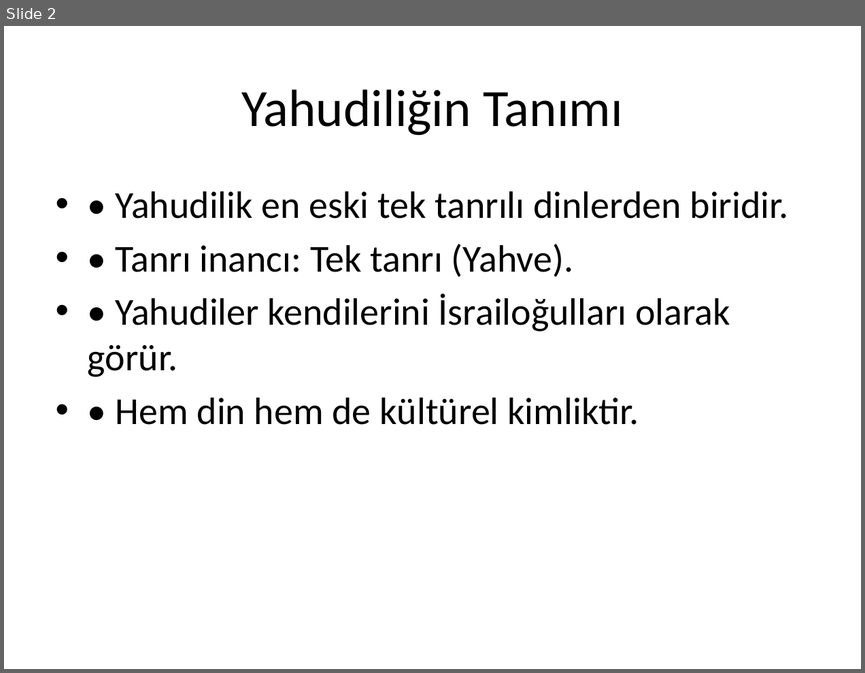
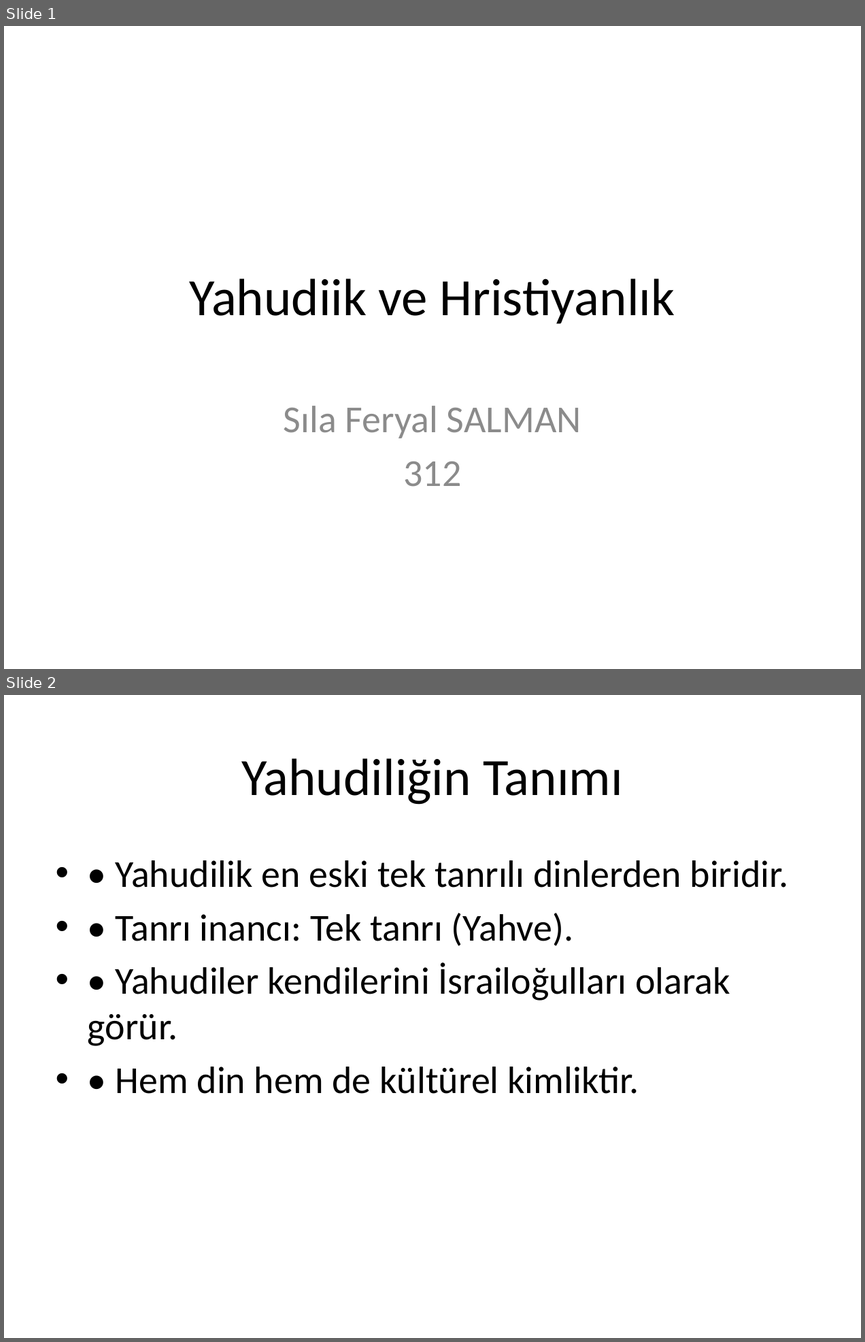
Before and after one commit to tahap0l/2026-02, a slide deck: yahudilik_hristiyanlik_tyt_slayt.pptx. Shown one above the other, each under a label of ours: slide 2 before the commit, slides 1 and 2 after it. The pictures are 865x673 and 865x1342 pixels, drawn with LibreOffice and Linux fonts; fonts in the diff are those of the drawing. Boxes give left, top, right and bottom in pixels: in the first picture for what was removed or moved away, otherwise in the second. Text is boxed around its words. In the diff, an @@ line names an element or a change of style, - is before the commit and + after.

```diff
--- a/yahudilik_hristiyanlik_tyt_slayt.pptx
+++ b/yahudilik_hristiyanlik_tyt_slayt.pptx
@@ slide 1 added at box(4, 26, 861, 669), background #FFFFFF @@
@@ title added at box(190, 278, 674, 324), 44 pt, text #000000 @@
+Yahudiik ve Hristiyanlık
@@ subtitle added at box(283, 405, 581, 486), 32 pt, text #8C8C8C @@
+Sıla Feryal SALMAN
+312
```
Also in this commit, not shown: 1 slide removed.
